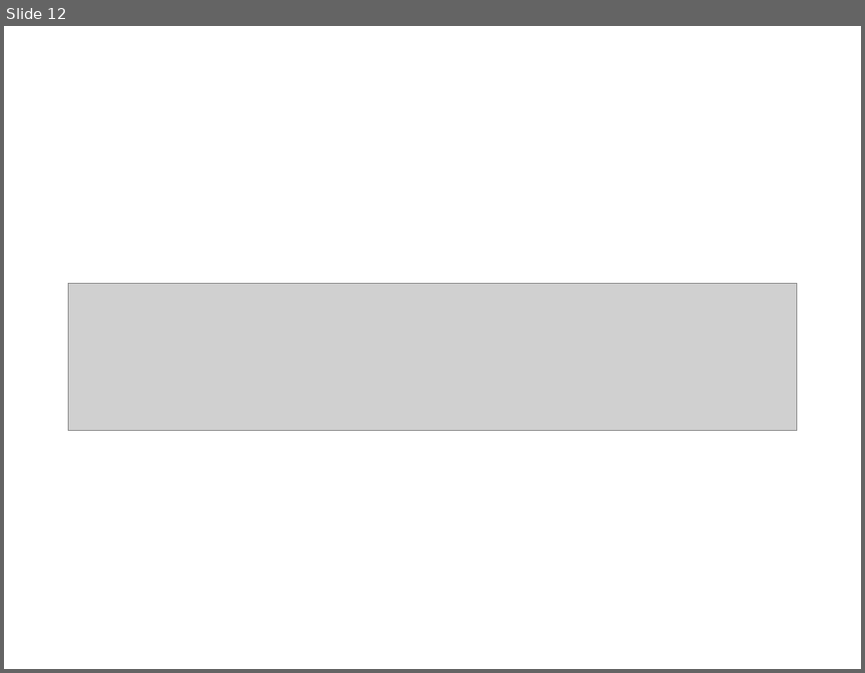
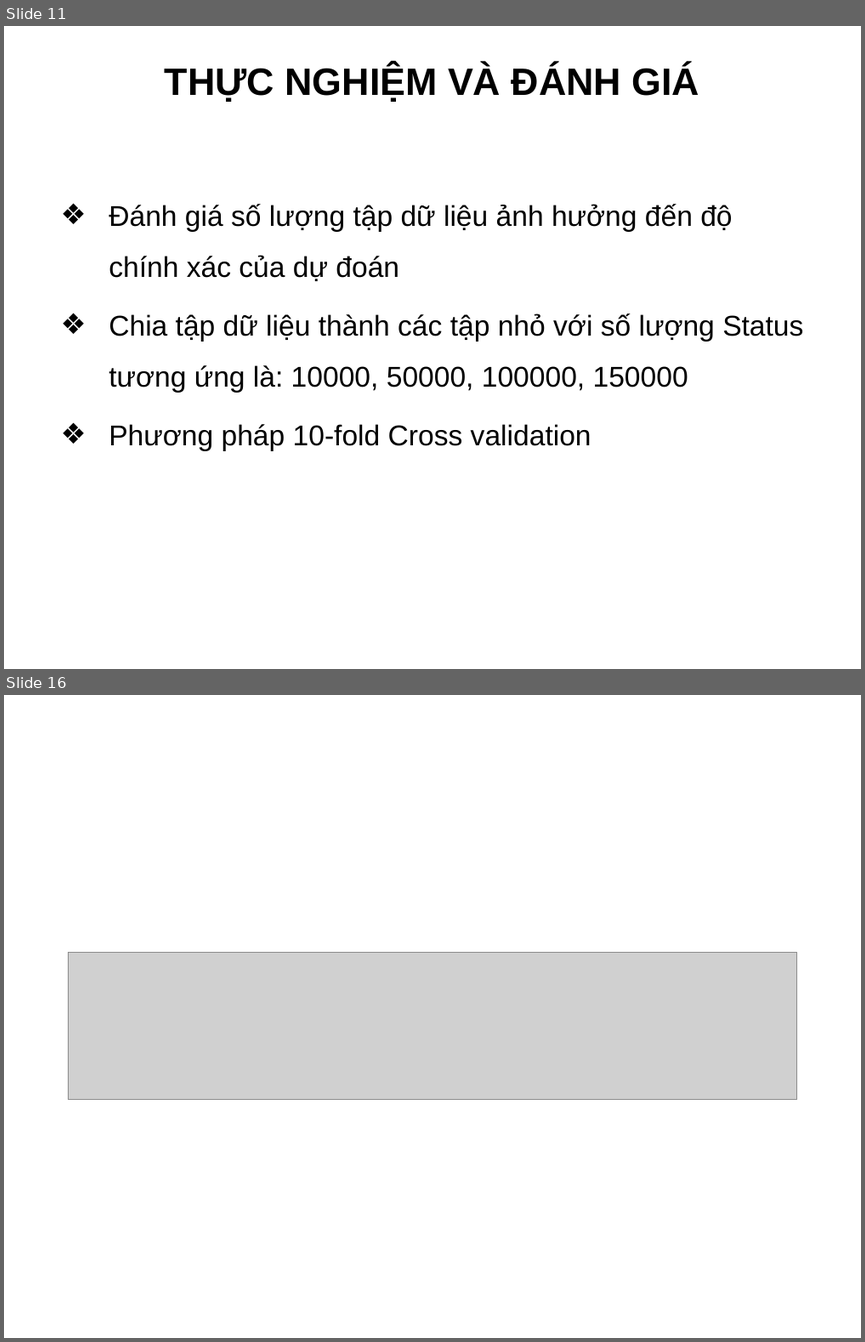
Before and after one commit to truonghaibg/thesis, a slide deck: tchai/Slide_LuanVan_TruongCongHai.ppt. Shown one above the other, each under a label of ours: slide 12 before the commit, slides 11 and 16 after it; the slides between them are not shown. The pictures are 865x673 and 865x1342 pixels, drawn with LibreOffice and Linux fonts; fonts in the diff are those of the drawing; grey boxes stand for pictures; background and template pictures are left out. Boxes give left, top, right and bottom in pixels: in the first picture for what was removed or moved away, otherwise in the second. Text is boxed around its words. In the diff, an @@ line names an element or a change of style, - is before the commit and + after.

```diff
--- a/tchai/Slide_LuanVan_TruongCongHai.ppt
+++ b/tchai/Slide_LuanVan_TruongCongHai.ppt
@@ slide 11 added at (4, 26, 861, 669), background picture (left out) @@
@@ title added at (165, 65, 700, 102), 32 pt, text #000000, bold @@
+THỰC NGHIỆM VÀ ĐÁNH GIÁ
@@ text added at (109, 204, 803, 451), 24 pt, text #000000 @@
+❖ Đánh giá số lượng tập dữ liệu ảnh hưởng đến độ chính xác của dự đoán
+❖ Chia tập dữ liệu thành các tập nhỏ với số lượng Status tương ứng là: 10000, 50000, 100000, 150000
+❖ Phương pháp 10-fold Cross validation
@@ what was slide 12 is now slide 16 @@
```
Also in this commit, not shown: 4 slides changed, 10 other slides added, 7 slides removed.
